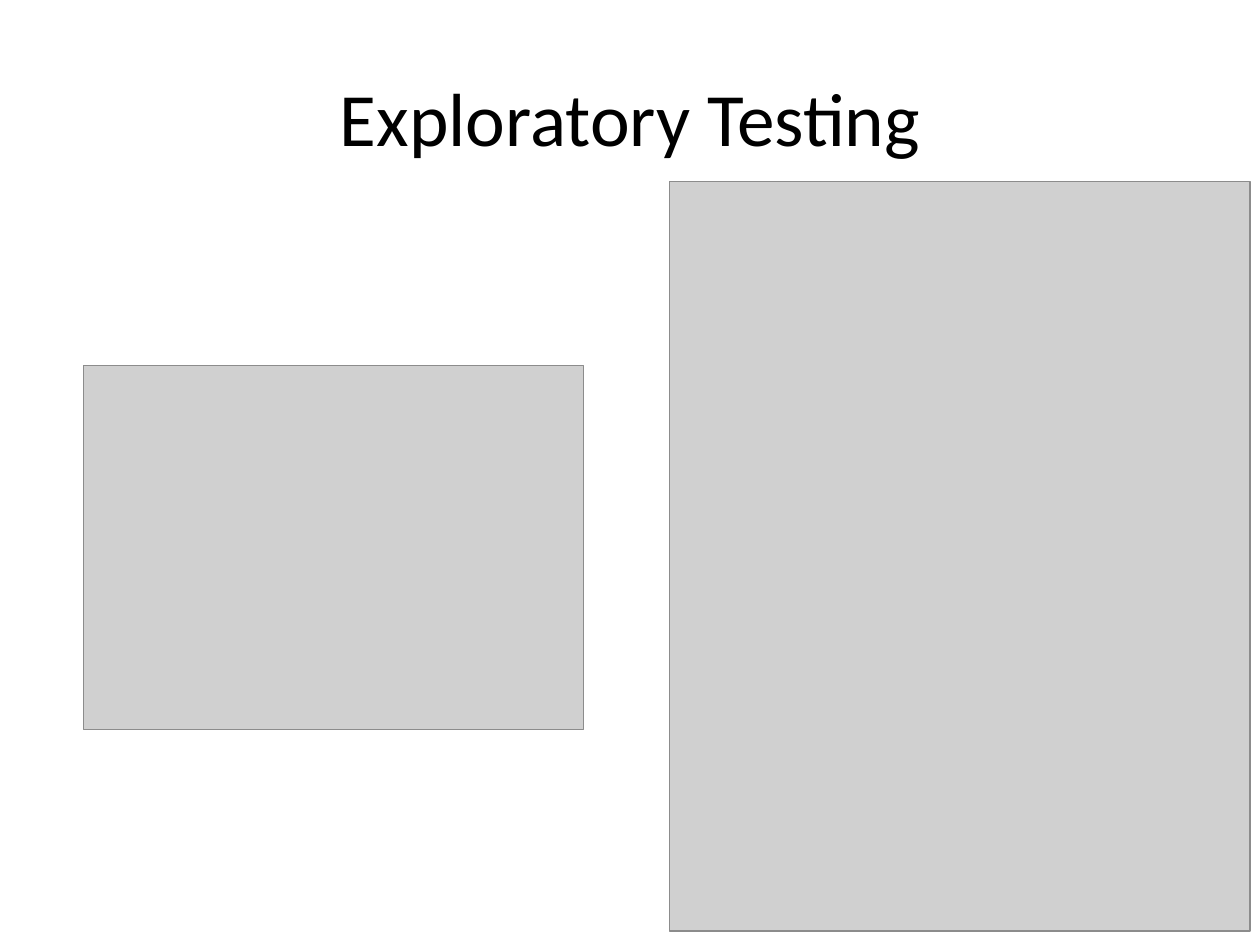
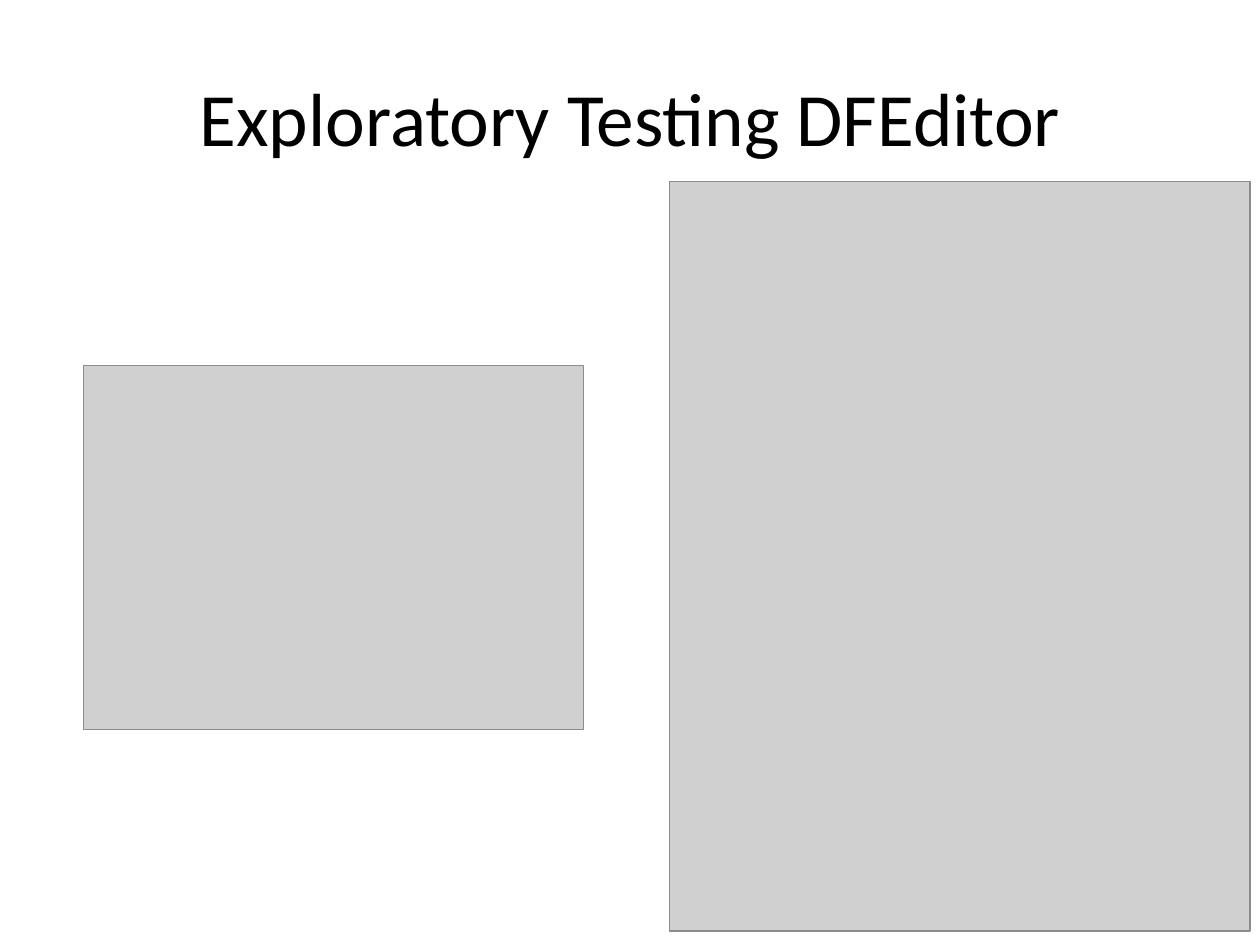
Before and after one commit to maaretp/TalesOfDeveloperTesterCollaboration, a slide deck: slide 25 of Tales from Tester Developer Collaboration.pptx. Drawn at 1260x945 pixels with LibreOffice and Linux fonts; fonts in the diff are those of the drawing; grey boxes stand for pictures. Boxes give left, top, right and bottom in pixels: in the first picture for what was removed or moved away, otherwise in the second. Text is boxed around its words. In the diff, an @@ line names an element or a change of style, - is before the commit and + after.

```diff
--- a/Tales from Tester Developer Collaboration.pptx
+++ b/Tales from Tester Developer Collaboration.pptx
@@ title at [200,93,1060,159]: text changed @@
-Exploratory Testing
+Exploratory Testing DFEditor
```
Also in this commit, not shown: 2 slides added.
